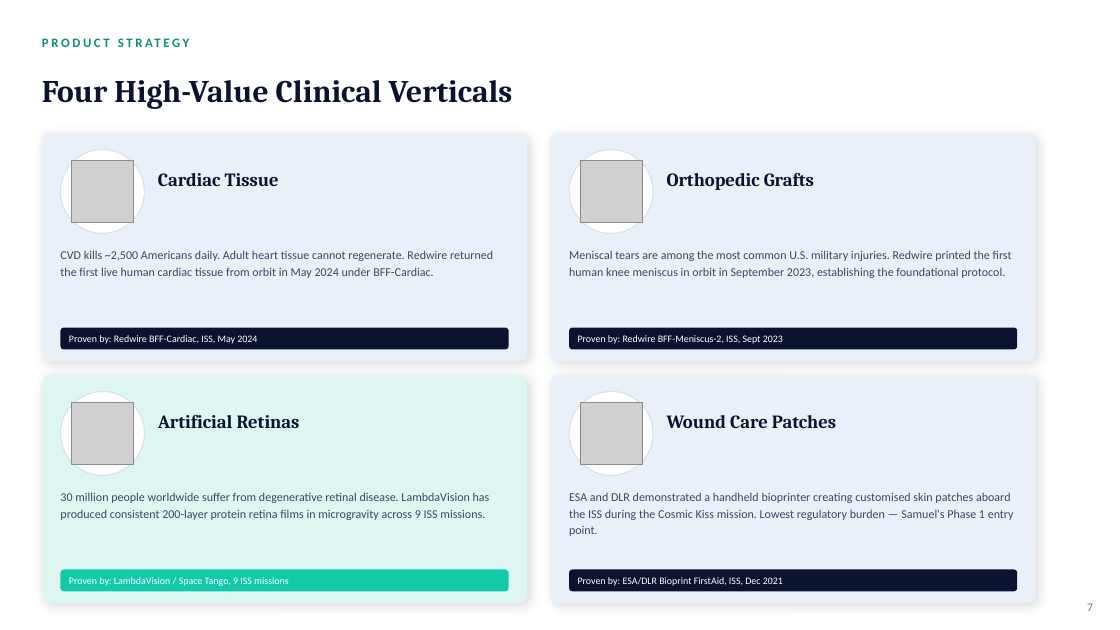
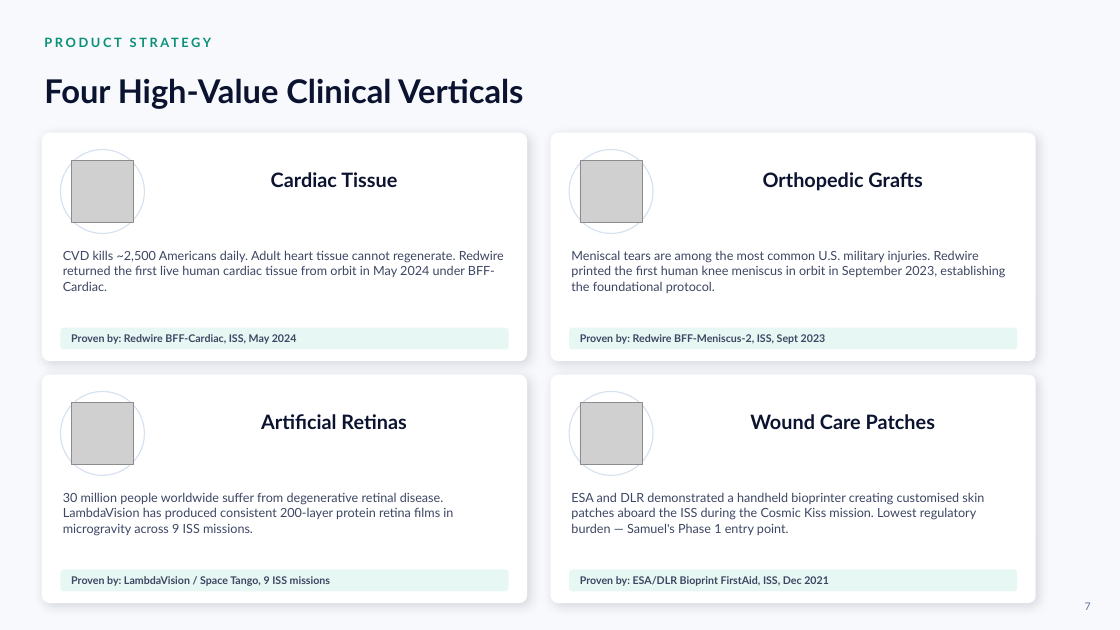
Before and after one commit to anthonyleedu/anthonyleedu, a slide deck: slide 7 of Samuel Space Organ and Tissue Engineering - Investor Presentation (2).pptx. Drawn at 1120x630 pixels with LibreOffice and Linux fonts; fonts in the diff are those of the drawing; grey boxes stand for pictures. Boxes give left, top, right and bottom in pixels: in the first picture for what was removed or moved away, otherwise in the second. Text is boxed around its words. In the diff, an @@ line names an element or a change of style, - is before the commit and + after.

```diff
--- a/Samuel Space Organ and Tissue Engineering - Investor Presentation (2).pptx
+++ b/Samuel Space Organ and Tissue Engineering - Investor Presentation (2).pptx
@@ background #FFFFFF to #F7F9FC @@
@@ text "PRODUCT STRATEGY" at (x1=42, y1=29, x2=1008, y2=55): font Calibri to Lato; line spacing 1 to 1.02 @@
@@ text "Four High-Value Clinical Verticals" at (x1=44, y1=78, x2=523, y2=109): size 27 to 28 pt, font Cambria to Lato; line spacing 1 to 1.02 @@
@@ rounded rectangle at (x1=42, y1=375, x2=528, y2=603): fill #DEF6F1 to #FFFFFF @@
@@ fill #EAF0F8 to #FFFFFF in 3 elements at (x1=42, y1=133, x2=528, y2=361), (x1=550, y1=133, x2=1036, y2=361), (x1=550, y1=375, x2=1036, y2=603) @@
@@ size 16 to 17 pt, font Cambria to Lato; alignment left to centre; line spacing 1.05 to 1.02 in 4 elements at (x1=271, y1=172, x2=397, y2=187), (x1=763, y1=172, x2=922, y2=191), (x1=261, y1=414, x2=406, y2=429), (x1=750, y1=414, x2=935, y2=429) @@
@@ size 10.3 to 10.8 pt, font Calibri to Lato; line spacing 1.16 to 1.02 in 4 elements at (x1=63, y1=250, x2=504, y2=291), (x1=571, y1=250, x2=1005, y2=293), (x1=63, y1=492, x2=453, y2=536), (x1=571, y1=492, x2=984, y2=535) @@
@@ rounded rectangle at (x1=60, y1=570, x2=508, y2=592): fill #12C9AA to #E7F7F3 @@
@@ fill #0B1330 to #E7F7F3 in 3 elements at (x1=60, y1=328, x2=508, y2=350), (x1=570, y1=328, x2=1017, y2=350), (x1=570, y1=570, x2=1017, y2=592) @@
@@ size 8.5 to 9.1 pt, font Calibri to Lato, text colour #FFFFFF to #3D4663, bold on; line spacing 1 to 1.02 in 4 elements at (x1=71, y1=334, x2=297, y2=344), (x1=580, y1=334, x2=826, y2=344), (x1=71, y1=576, x2=330, y2=586), (x1=580, y1=576, x2=829, y2=586) @@
@@ text "7" at (x1=1085, y1=602, x2=1091, y2=610): size 10 to 9 pt, font Calibri to Lato; line spacing 1 to 1.02 @@
```
Also in this commit, not shown: 20 other slides changed.
